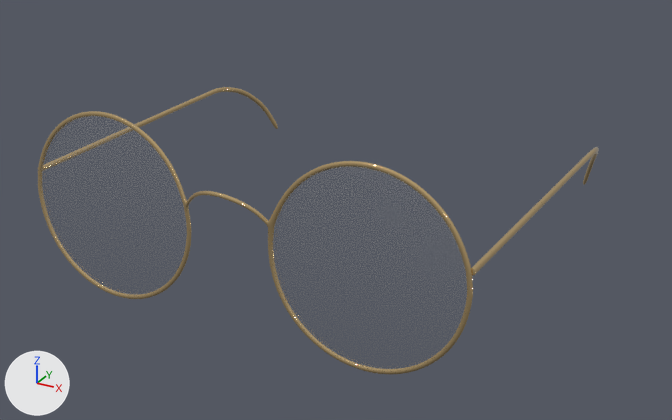
The Blender file samples/augmented-faces/assets-sources/models/glass3.blend as it was, and as the next commit left it.
Rendered twice from a 50 mm camera at (0.1267, -0.2349, 0.1107) aimed at (0.0034, -0.0108, -0.0013). The axes (+X, +Y, +Z) are drawn at lower left. The lights are the same throughout.

Before the edit, the objects in view are built like this:
```python
me_circle_000 = bpy.data.meshes.new('Circle.000')
me_circle_000.from_pydata(...)  # 336 vertices, 314 faces; spans x -0.0621..-0.0121, y -0.025..0.025, z -0.0014..0.0018
me_circle_000.polygons.foreach_set('use_smooth', [True] * 314)
me_circle_000.materials.append(mat_glass)
me_circle_001 = bpy.data.meshes.new('Circle.001')
me_circle_001.from_pydata(...)  # 200 vertices, 193 faces; spans x -2.53..0.0, y -1.0..1.0, z -0.19..4.43
me_circle_001.polygons.foreach_set('use_smooth', [True] * 193)
me_circle_001.materials.append(mat_gold)  # beige #eecf97
ob_glasses_frame = bpy.data.objects.new('glasses frame', me_circle_001)
ob_glasses_frame.location = (0.005, -0.0682, 0.0136)
ob_glasses_frame.rotation_euler = (-1.614, -0.00104, 6.283)  # degrees (-92, -0.1, 360)
ob_glasses_frame.scale = (0.0261, 0.0261, 0.0261)
_m = ob_glasses_frame.modifiers.new('Mirror', 'MIRROR')
_m.use_clip = True
_m = ob_glasses_frame.modifiers.new('Subdivision', 'SUBSURF')
_m.levels = 2
ob_glasses_lenses = bpy.data.objects.new('glasses lenses', me_circle_000)
ob_glasses_lenses.location = (0.005, -0.0689, 0.0137)
ob_glasses_lenses.rotation_euler = (-1.614, -0.00104, 6.283)  # degrees (-92, -0.1, 360)
_m = ob_glasses_lenses.modifiers.new('Mirror', 'MIRROR')
_m.use_clip = True
_m = ob_glasses_lenses.modifiers.new('Subdivision', 'SUBSURF')
_m.render_levels = 1
```
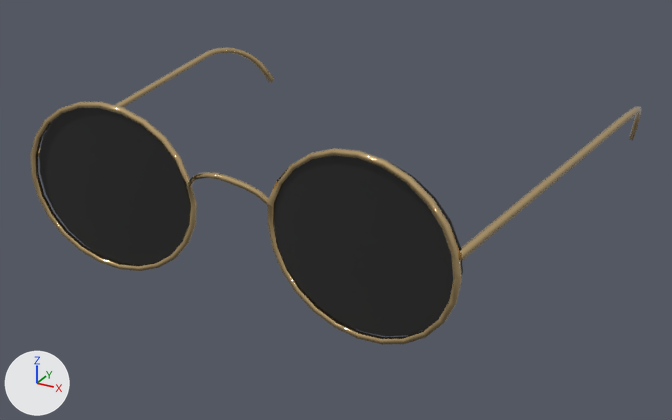
Boxes (x1, y1, x2, y2) around the edits, measured in the pictures (672 x 420 px):
'glasses lenses', deleted: before (40, 115, 467, 371)
'glasses lenses.002', added (black): after (274, 155, 463, 336)
'glasses lenses.001', added (black): after (39, 108, 190, 265)
'glasses frame', moved, turned, rescaled, modifiers changed: before (38, 87, 599, 374); after (215, 106, 641, 345)
'glasses frame.001', added: after (30, 48, 274, 271)

Patch to the scene script:
```diff
--- a/samples/augmented-faces/assets-sources/models/glass3.blend.py
+++ b/samples/augmented-faces/assets-sources/models/glass3.blend.py
@@ mat_glass_007 @@
+mat_glass_007 = principled_material('glass.007')
+mat_glass_007.base_color = (0.0352, 0.0352, 0.0352)  # black #353535
+mat_glass_007.metallic = 1.0
+mat_glass_007.roughness = 1.0
+mat_glass_007.emission_color = (0.0122, 0.0122, 0.0122)  # black #1d1d1d
+mat_glass_007.emission_strength = 1.0
@@ mat_gold_005 @@
+mat_gold_005 = principled_material('gold.005')
+mat_gold_005.base_color = (0.855, 0.624, 0.309)  # beige #eecf97
+mat_gold_005.metallic = 1.0
+mat_gold_005.roughness = 0.0825
@@ mat_glass_006 @@
+mat_glass_006 = principled_material('glass.006')
+mat_glass_006.base_color = (0.0352, 0.0352, 0.0352)  # black #353535
+mat_glass_006.metallic = 1.0
+mat_glass_006.roughness = 1.0
+mat_glass_006.emission_color = (0.0122, 0.0122, 0.0122)  # black #1d1d1d
+mat_glass_006.emission_strength = 1.0
@@ me_circle_012 @@
+me_circle_012.from_pydata(...)  # 336 vertices, 668 faces; spans x -0.0621..-0.0121, y -0.025..0.025, z -0.0014..0.0018
+me_circle_012.materials.append(mat_glass_007)  # black #353535
@@ me_circle_013 @@
+me_circle_013.from_pydata(...)  # 196 vertices, 386 faces; spans x -2.53..0.0, y -1.0..1.0, z -0.19..4.43
+me_circle_013.materials.append(mat_gold_005)  # beige #eecf97
@@ me_circle_011 @@
+me_circle_011.from_pydata(...)  # 336 vertices, 668 faces; spans x -0.0621..-0.0121, y -0.025..0.025, z -0.0014..0.0018
+me_circle_011.materials.append(mat_glass_006)  # black #353535
@@ ob_glasses_frame @@
 ob_glasses_frame = bpy.data.objects.new('glasses frame', me_circle_001)
-ob_glasses_frame.location = (0.005, -0.0682, 0.0136)
-ob_glasses_frame.rotation_euler = (-1.614, -0.00104, 6.283)  # degrees (-92, -0.1, 360)
-ob_glasses_frame.scale = (0.0261, 0.0261, 0.0261)
-_m = ob_glasses_frame.modifiers.new('Mirror', 'MIRROR')
-_m.use_clip = True
-_m = ob_glasses_frame.modifiers.new('Subdivision', 'SUBSURF')
-_m.levels = 2
+ob_glasses_frame.location = (0.0018, -0.0611, 0.017)
+ob_glasses_frame.rotation_euler = (-1.544, 0.00241, -0.101)  # degrees (-88, 0.1, -5.8)
+ob_glasses_frame.scale = (-0.0261, 0.0239, 0.0297)
@@ ob_glasses_lenses @@
-ob_glasses_lenses = bpy.data.objects.new('glasses lenses', me_circle_000)
-ob_glasses_lenses.location = (0.005, -0.0689, 0.0137)
-ob_glasses_lenses.rotation_euler = (-1.614, -0.00104, 6.283)  # degrees (-92, -0.1, 360)
-_m = ob_glasses_lenses.modifiers.new('Mirror', 'MIRROR')
-_m.use_clip = True
-_m = ob_glasses_lenses.modifiers.new('Subdivision', 'SUBSURF')
-_m.render_levels = 1
@@ ob_glasses_lenses_002 @@
+ob_glasses_lenses_002 = bpy.data.objects.new('glasses lenses.002', me_circle_012)
+ob_glasses_lenses_002.location = (0.0017, -0.0618, 0.017)
+ob_glasses_lenses_002.rotation_euler = (-1.544, 0.00241, -0.049)  # degrees (-88, 0.1, -2.8)
+ob_glasses_lenses_002.scale = (-1.0, 0.916, 0.976)
@@ ob_glasses_frame_001 @@
+ob_glasses_frame_001 = bpy.data.objects.new('glasses frame.001', me_circle_013)
+ob_glasses_frame_001.location = (0.0017, -0.0611, 0.017)
+ob_glasses_frame_001.rotation_euler = (-1.544, -0.00241, 0.0853)  # degrees (-88, -0.1, 4.9)
+ob_glasses_frame_001.scale = (0.0261, 0.0239, 0.0297)
@@ ob_glasses_lenses_001 @@
+ob_glasses_lenses_001 = bpy.data.objects.new('glasses lenses.001', me_circle_011)
+ob_glasses_lenses_001.location = (0.0018, -0.0618, 0.017)
+ob_glasses_lenses_001.rotation_euler = (-1.544, -0.00241, 0.049)  # degrees (-88, -0.1, 2.8)
+ob_glasses_lenses_001.scale = (1.0, 0.916, 0.976)
```
